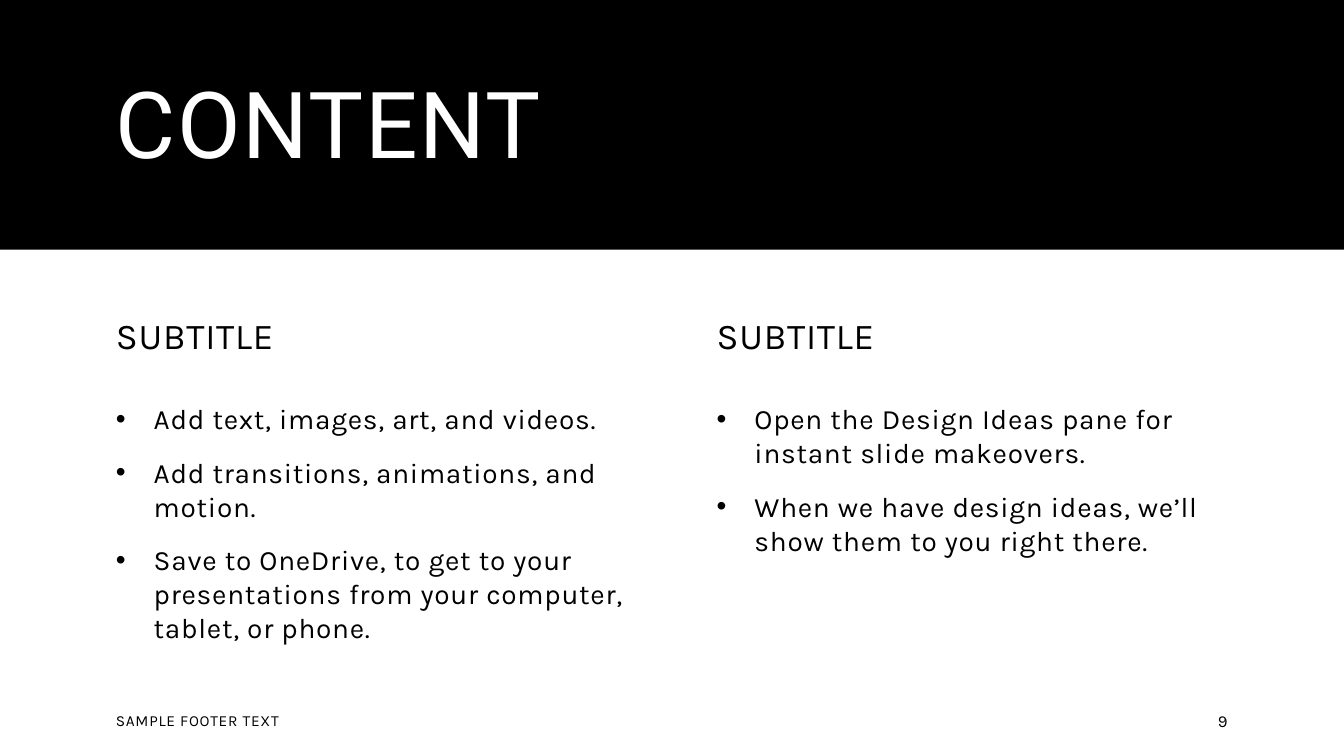
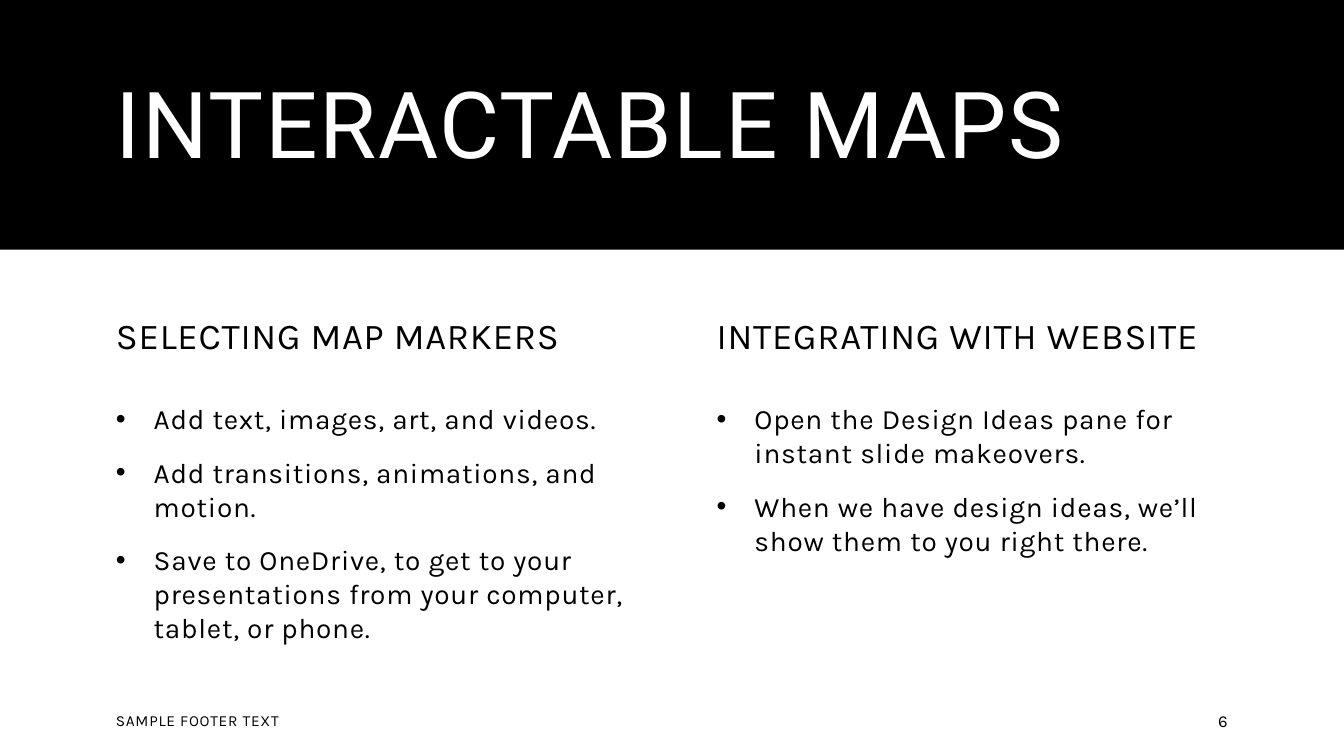
Before and after one commit to clararingrose/rguhack2024, a slide deck: slide 6 of rguhack2024.pptx (slide 9 before the commit). Drawn at 1344x756 pixels with LibreOffice and Linux fonts; fonts in the diff are those of the drawing. Boxes give left, top, right and bottom in pixels: in the first picture for what was removed or moved away, otherwise in the second. Text is boxed around its words. In the diff, an @@ line names an element or a change of style, - is before the commit and + after.

```diff
--- a/rguhack2024.pptx
+++ b/rguhack2024.pptx
@@ title at (116,91,1064,159): text changed @@
-CONTENT
+INTERACTABLE MAPS
@@ text at (116,325,559,350): text changed @@
-SUBTITLE
+SELECTING MAP MARKERS
@@ text at (717,325,1198,350): text changed @@
-SUBTITLE
+INTEGRATING WITH WEBSITE
@@ page number at (1218,716,1228,727): text changed @@
-9
+6
```
Also in this commit, not shown: 4 other slides changed, 3 slides added, 6 slides removed.
